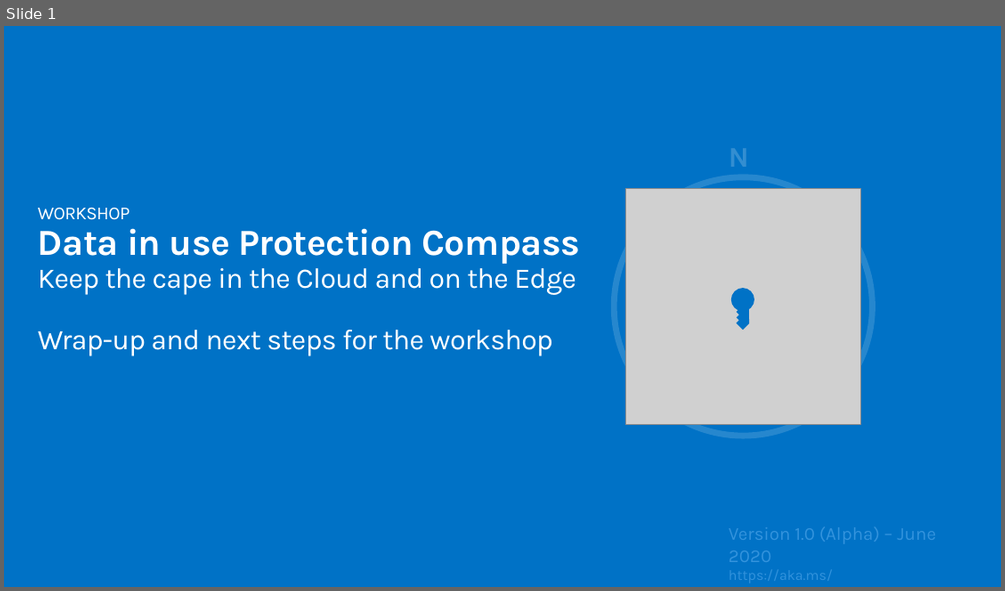
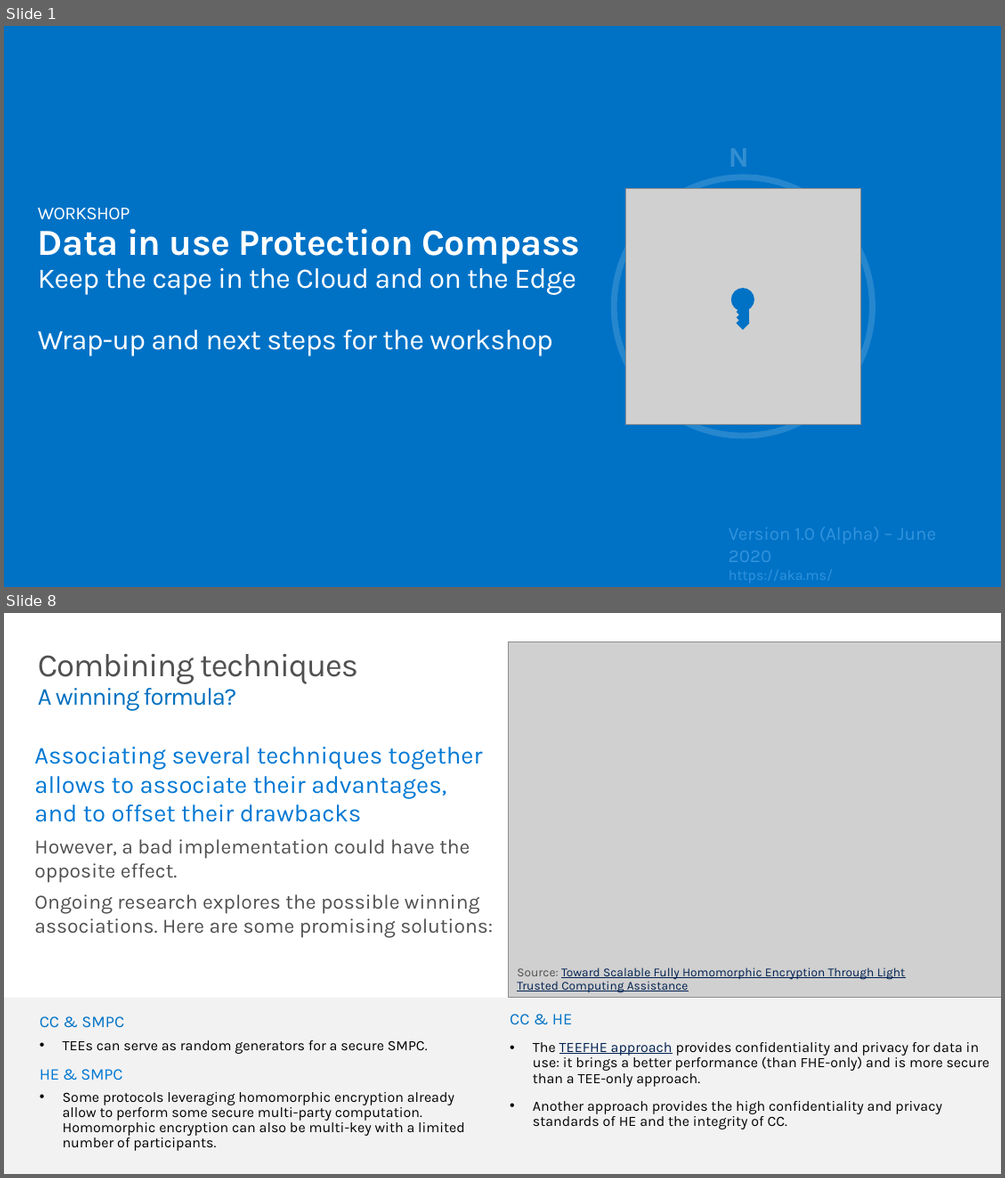
Before and after one commit to microsoft/data-in-use-protection-workshop, a slide deck: decks/Data in use Protection Compass - Wrap-up.pptx. Shown one above the other, each under a label of ours: slide 1 before the commit, slides 1 and 8 after it; the slides between them are not shown. The pictures are 1005x591 and 1005x1178 pixels, drawn with LibreOffice and Linux fonts; fonts in the diff are those of the drawing; grey boxes stand for pictures. Boxes give left, top, right and bottom in pixels: in the first picture for what was removed or moved away, otherwise in the second. Text is boxed around its words. In the diff, an @@ line names an element or a change of style, - is before the commit and + after.

```diff
--- a/decks/Data in use Protection Compass - Wrap-up.pptx
+++ b/decks/Data in use Protection Compass - Wrap-up.pptx
@@ slide 8 added at <box>4,613,1001,1174</box>, background #FFFFFF @@
@@ title added at <box>38,654,358,711</box>, 32 pt, text #505050 @@
+Combining techniques
+A winning formula?
@@ picture added at <box>509,642,1001,997</box> @@
@@ text added at <box>34,747,493,938</box>, 20 pt, text #505050 @@
+Associating several techniques together allows to associate their advantages, and to offset their drawbacks
+  However, a bad implementation could have the opposite effect.
+  Ongoing research explores the possible winning associations. Here are some promising solutions:
@@ text added at <box>517,967,906,993</box>, 12 pt, text #002050, underline @@
+Source: Toward Scalable Fully Homomorphic Encryption Through Light Trusted Computing Assistance
@@ rectangle added at <box>4,997,1001,1174</box>, fill #F2F2F2 @@
@@ text added at <box>40,1016,465,1151</box>, 14 pt, text #000000 @@
+CC & SMPC
+• TEEs can serve as random generators for a secure SMPC.
+HE & SMPC
+• Some protocols leveraging homomorphic encryption already allow to perform some secure multi-party computation. Homomorphic encryption can also be multi-key with a limited number of participants.
@@ text added at <box>510,1013,990,1129</box>, 14 pt, text #000000 @@
+CC & HE
+• The TEEFHE approach provides confidentiality and privacy for data in use: it brings a better performance (than FHE-only) and is more secure than a TEE-only approach.
+• Another approach provides the high confidentiality and privacy standards of HE and the integrity of CC.
```
Also in this commit, not shown: 3 slides changed, 11 other slides added, 1 slide removed, 19 other files.
